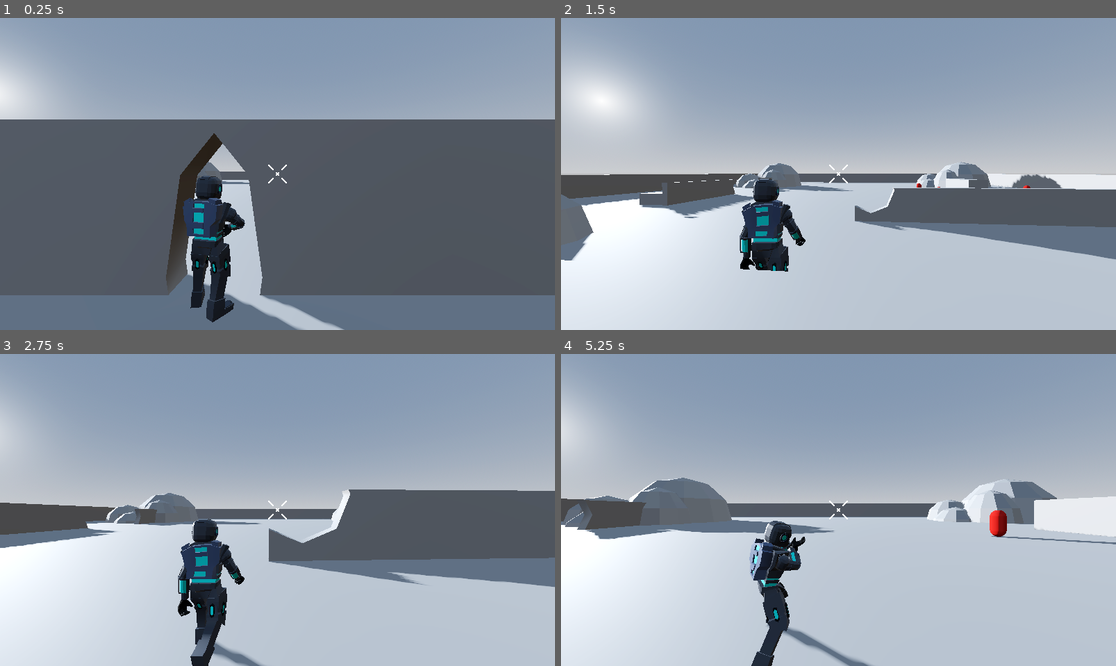
Above: before the commit, frames 1-4 (two rows, left to right).
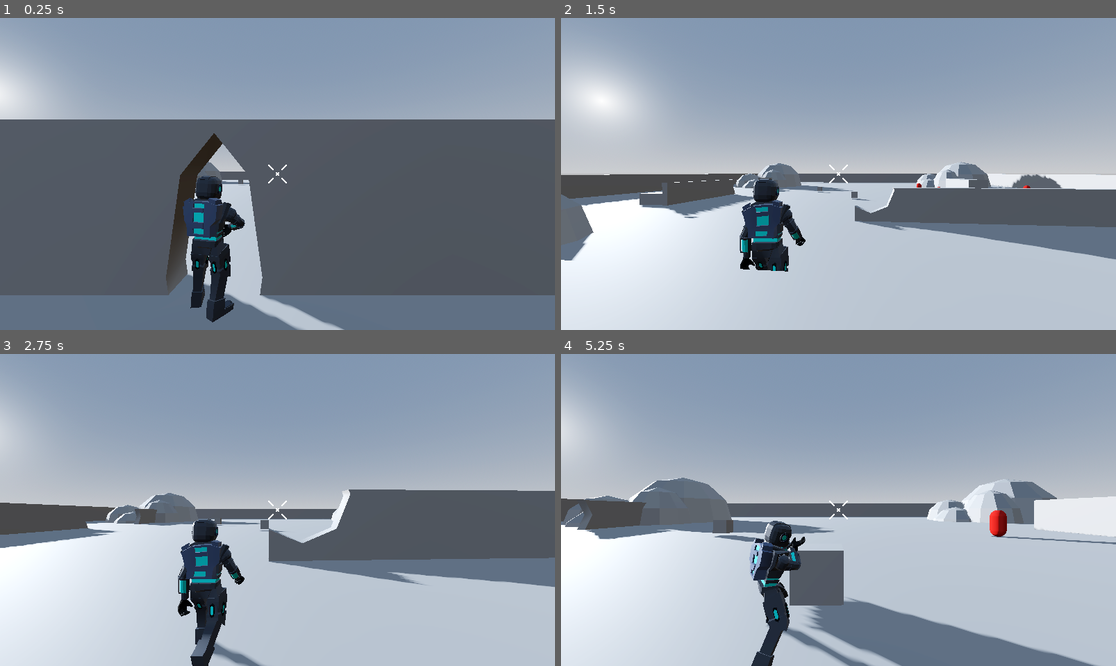
Above: after the commit, the same moments.

Repository: SrPatto/berial-mision
Game: Godot game, scene res://Scenes/prototype.tscn
Two runs of this game, one before a commit and one after it. Both use one fixed random seed, a clock stepped at 60 frames per second and the inputs below. This scene is started directly instead of the project's main scene.
Inputs (mouse positions are in pixels of both pictures, inside the frame that each line leads up to):
- Up to frame 1 (0.25 s): no input
- Up to frame 2 (1.5 s): tap Enter (ui_accept) at 0.5, 0.77 s; move the mouse to (866, 174) at 0.52 s; hold Q (heal) 0.53-1.28 s; hold W (forward) from 0.53 s (still down); tap Alt (dodge) at 0.6 s; click (866, 174) at 0.67 s; move the mouse to (810, 174) at 1.27 s; tap Q (heal) at 1.35 s
- Up to frame 3 (2.75 s): keep holding W (forward); tap Enter (ui_accept) at 1.52 s; click (249, 510) at 1.55 s; move the mouse to (288, 503) at 2.02 s; press the mouse at (288, 503) at 2.03 s; tap Alt (dodge) at 2.3 s
- Up to frame 4 (5.25 s): keep holding W (forward); move the mouse to (832, 516) at 2.77 s; release the mouse at (832, 516) at 2.78 s; right-click (832, 516) at 2.85 s; click (832, 516) at 2.92 s; tap Enter (ui_accept) at 3.02, 3.77, 4.52 s; tap Q (heal) at 3.05, 4.35 s; move the mouse to (877, 513) at 3.52 s; press the mouse at (877, 513) at 3.53 s; tap Alt (dodge) at 3.6, 4.55 s; move the mouse to (794, 506) at 4.27 s; release the mouse at (794, 506) at 4.28 s; move the mouse to (844, 510) at 5.02 s; press the mouse at (844, 510) at 5.03 s

The runs differ from the first frame. In frame 1, less than 0.1% of the frame differs, in the area x 42-45%, y 51-54%; in frame 2, less than 0.1%; in frame 3, less than 0.1%; in frame 4, 7.2%, in the area x 27-97%, y 53-100%.

Commit message:
Implementación de sistema de curas
Se cura con Q, el jugador debe recoger un healItem que es un area 3D, coloqué una vida máxima que se inicializa en 100,  y un maximo de curas de 3, cada heal item cura de 50 en 50, no se puede curar si la vida ya está al 100, no puede tomar más curas de las indicadas en maxHeals, y no se puede curar si está recibiendo daño, si está evadiendo o si está disparando

Diff:
--- /dev/null
+++ b/Scenes/Player/healItem.tscn
@@ -0,0 +1,16 @@
+[gd_scene load_steps=4 format=3 uid="uid://bkel33em2ur1c"]
+
+[ext_resource type="Script" uid="uid://dnuwg28apuroe" path="res://Scenes/Player/heal_item.gd" id="1_kvq5j"]
+
+[sub_resource type="BoxShape3D" id="BoxShape3D_h0nye"]
+
+[sub_resource type="BoxMesh" id="BoxMesh_hwgjx"]
+
+[node name="Area3D" type="Area3D"]
+script = ExtResource("1_kvq5j")
+
+[node name="CollisionShape3D" type="CollisionShape3D" parent="."]
+shape = SubResource("BoxShape3D_h0nye")
+
+[node name="MeshInstance3D" type="MeshInstance3D" parent="."]
+mesh = SubResource("BoxMesh_hwgjx")
--- /dev/null
+++ b/Scenes/Player/heal_item.gd
@@ -0,0 +1,16 @@
+extends Area3D
+
+@export var heal_amount := 30 #¿Cuánta vida restaura?
+
+func _ready() -> void:
+	connect("body_entered", _on_body_entered)
+
+func _on_body_entered(body):
+	if body.has_method("apply_heal"):  # Verifica que el cuerpo tenga un método para curarse
+		var before_heals = body.current_heals
+		body.apply_heal(heal_amount)
+
+		if body.current_heals > before_heals:
+			queue_free()  # Elimina el objeto de la escena
+		else:
+			return
--- a/Scenes/prototype.tscn
+++ b/Scenes/prototype.tscn
@@ -1,7 +1,8 @@
-[gd_scene load_steps=7 format=3 uid="uid://wtut8q7yoes0"]
+[gd_scene load_steps=8 format=3 uid="uid://wtut8q7yoes0"]
 
 [ext_resource type="PackedScene" uid="uid://cv4l875r6u1oh" path="res://Scenes/Player/player.tscn" id="1_6ox75"]
 [ext_resource type="PackedScene" uid="uid://c7huoimq03bxo" path="res://Scenes/Enemy/basicEnemy.tscn" id="2_4ousu"]
+[ext_resource type="PackedScene" uid="uid://bkel33em2ur1c" path="res://Scenes/Player/healItem.tscn" id="3_6koui"]
 
 [sub_resource type="ProceduralSkyMaterial" id="ProceduralSkyMaterial_5hwrp"]
 sky_horizon_color = Color(0.662243, 0.671743, 0.686743, 1)
@@ -250,3 +251,9 @@
 hp = 3.0
 damage = 10.0
 speed = 50.0
+
+[node name="Area3D" parent="." instance=ExtResource("3_6koui")]
+transform = Transform3D(1, 0, 0, 0, 0.99937, 0.0354925, 0, -0.0354925, 0.99937, -24.6726, 2.0268, 0)
+
+[node name="Area3D2" parent="." instance=ExtResource("3_6koui")]
+transform = Transform3D(1, 0, 0, 0, 0.99937, 0.0354925, 0, -0.0354925, 0.99937, -16.4698, 2.0268, 11.642)
--- a/Scripts/Player/player.gd
+++ b/Scripts/Player/player.gd
@@ -1,22 +1,16 @@
 extends CharacterBody3D
 
 @export_group("Combat")
+@export var health = 100
+@export var max_health = 100
 @export_group("Movement")
 @export var SPEED = 10.0
 @export var JUMP_VELOCITY = 6
 @export var sens := .1
-@export var health = 100
 @export var stamina = 100.0
-
-"""Variables de Dodge"""
 @export var dodge_strength := 12.0
 @export var dodge_duration := 0.4
 @export var dodge_stamina_cost := 20.0
-
-var is_dodging := false
-var dodge_timer := 0.0
-var dodge_direction: Vector3 = Vector3.ZERO
-"""---------------------"""
 
 @onready var cam:  = $pivot
 @onready var animation_player: AnimationPlayer = $player_OnlySkeleton/AnimationPlayer
@@ -30,11 +24,20 @@
 var maxStamina := 100.0
 var staminaRegenRate := 10.0
 var staminaDrainRate := 25
+var dodge_timer := 0.0
+var dodge_direction: Vector3 = Vector3.ZERO
+
 var canSprint := true
+var is_dodging := false
 var is_shooting = false
 var is_takin_damage = false
 var is_aiming := false
 var is_sprinting := false
+
+"""Variables de curación"""
+@export var max_heals := 3 #¿Cuántas curas puede tener como máximo?
+var current_heals := max_heals #curas que tiene actualmente
+var is_healing := false
 
 func _ready() -> void:
 	Input.mouse_mode = Input.MOUSE_MODE_CAPTURED #Desaparece el mouse de la pantalla
@@ -74,11 +77,6 @@
 		cam.rotate_x(deg_to_rad(-event.relative.y * sens)) #Rota la cámara en su eje x según el movimiento vertical
 		cam.rotation.x = clamp(cam.rotation.x, deg_to_rad(-90), deg_to_rad(45)) #Establece los límites de la rotación en el eje x de la cámara
 
-	#if event.is_action_pressed("shoot"):
-		#shoot()
-
-
-	"""Nueva forma de disparar"""
 	if event is InputEventMouseButton && event.pressed && Input.is_action_just_pressed("shoot"):
 		print("fire")
 
@@ -99,6 +97,9 @@
 
 	if event.is_action_released("aim"): #Deja de apuntar si se libera botón de aim
 		stop_aim()
+
+	if event.is_action_pressed("heal"):
+		heal()
 
 func movement(delta:float) -> void: #Movimiento del personaje
 	if not is_on_floor():
@@ -149,6 +150,14 @@
 		print("Stamina: ", stamina, "| Can sprint: ", canSprint)
 		lastStaminaBlock = currentBlock
 
+"""Suma de curas al inventario"""
+func apply_heal(amount: int) -> void:
+	if current_heals < max_heals:
+		current_heals += 1
+		print("Recogiste una cura. Curas actuales: ", current_heals)
+	else:
+		print("No puedes recoger más curas, inventario lleno")
+
 func dodge() -> void:
 	stamina -= dodge_stamina_cost
 	is_dodging = true
@@ -164,6 +173,7 @@
 
 func receive_attack(damage:float) -> void:
 	health -= damage
+	print("Recibiste daño, amigo. Vida restante:", health)
 
 	if is_takin_damage:
 		return
@@ -184,3 +194,19 @@
 	var tween = create_tween()
 	tween.tween_property(cam, "transform:origin", NORMAL_OFFSET, 0.2)
 	animation_player.play("player_IdleWithWeapon/Armature|mixamo_com|Layer0")
+
+func heal():
+	if current_heals <= 0 or is_healing or is_takin_damage or is_dodging or is_shooting:
+		print("No puedes curarte. Curas disponibles: ", current_heals)
+		return
+
+	if health >= max_health:
+		print("Ya tienes la vida al máximo, no puedes curarte")
+		return
+
+	is_healing = true
+	current_heals -= 1 #Se comsume una cura
+
+	health = min(health + 50, 100)
+	print("Te curaste, vida actual: ", health, " | Curas restantes: ", current_heals)
+	is_healing = false
Not shown, added: Scenes/Player/heal_item.gd.uid
